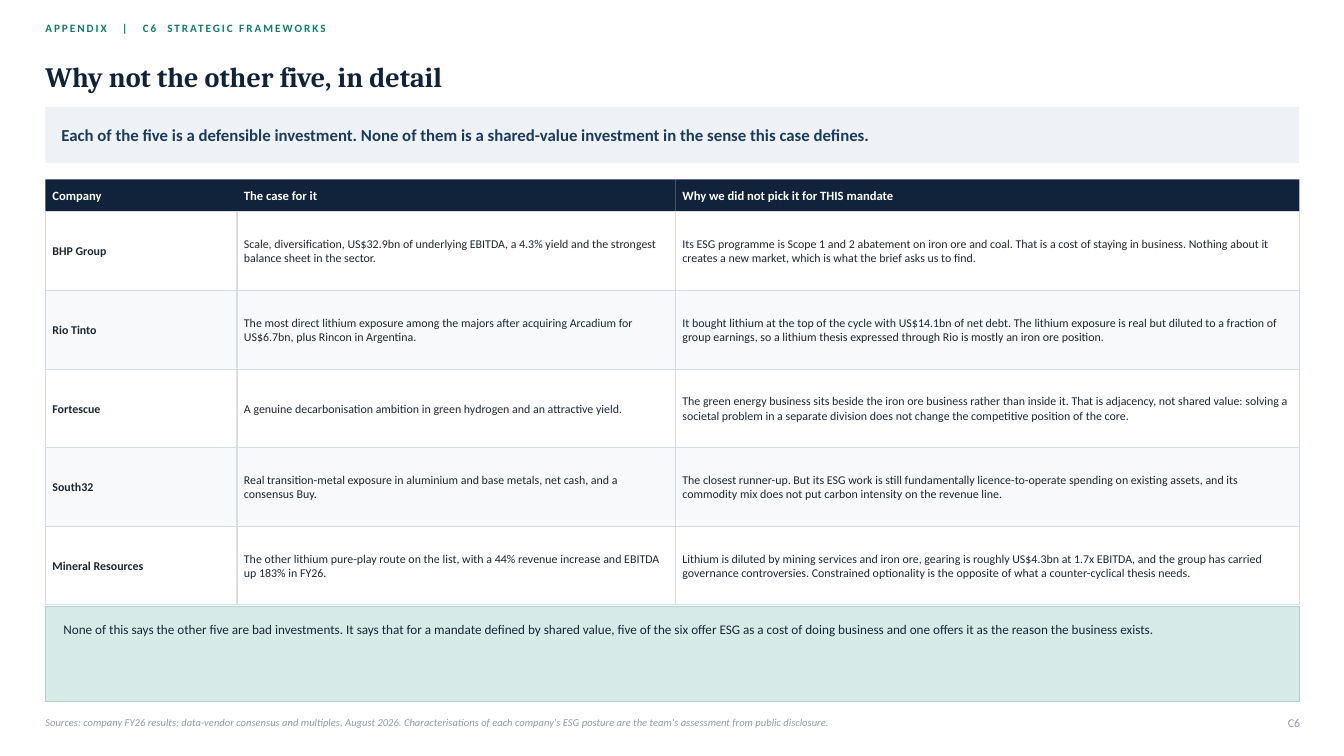
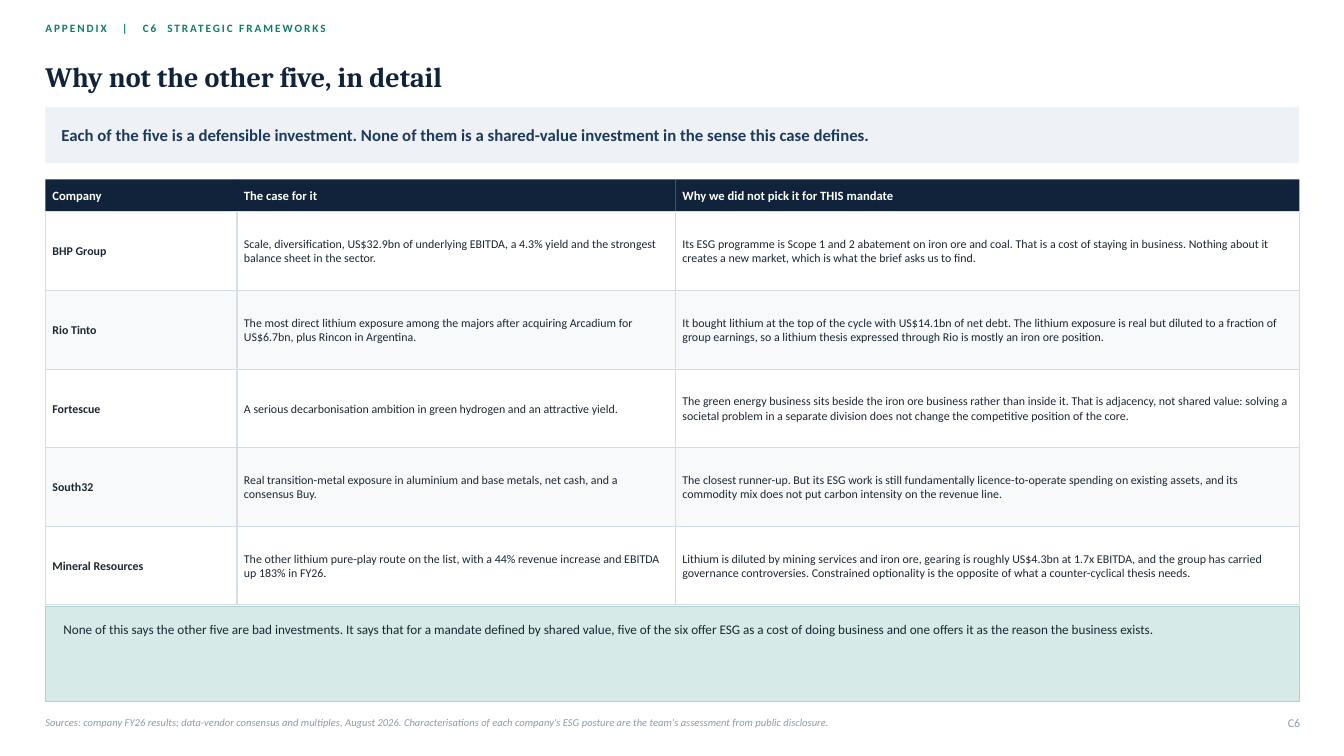
Before and after one commit to SportsSwap/for-claude, a slide deck: slide 48 of deck/PLS_Group_FMAA_2026.pptx. Drawn at 1344x756 pixels with LibreOffice and Linux fonts; fonts in the diff are those of the drawing. Boxes give left, top, right and bottom in pixels: in the first picture for what was removed or moved away, otherwise in the second. Text is boxed around its words. In the diff, an @@ line names an element or a change of style, - is before the commit and + after.

```diff
--- a/deck/PLS_Group_FMAA_2026.pptx
+++ b/deck/PLS_Group_FMAA_2026.pptx
@@ text at (x1=244, y1=404, x2=618, y2=415): text changed @@
-A genuine decarbonisation ambition in green hydrogen and an attractive yield.
+A serious decarbonisation ambition in green hydrogen and an attractive yield.
```
Also in this commit, not shown: 14 other slides changed, 7 other files.
